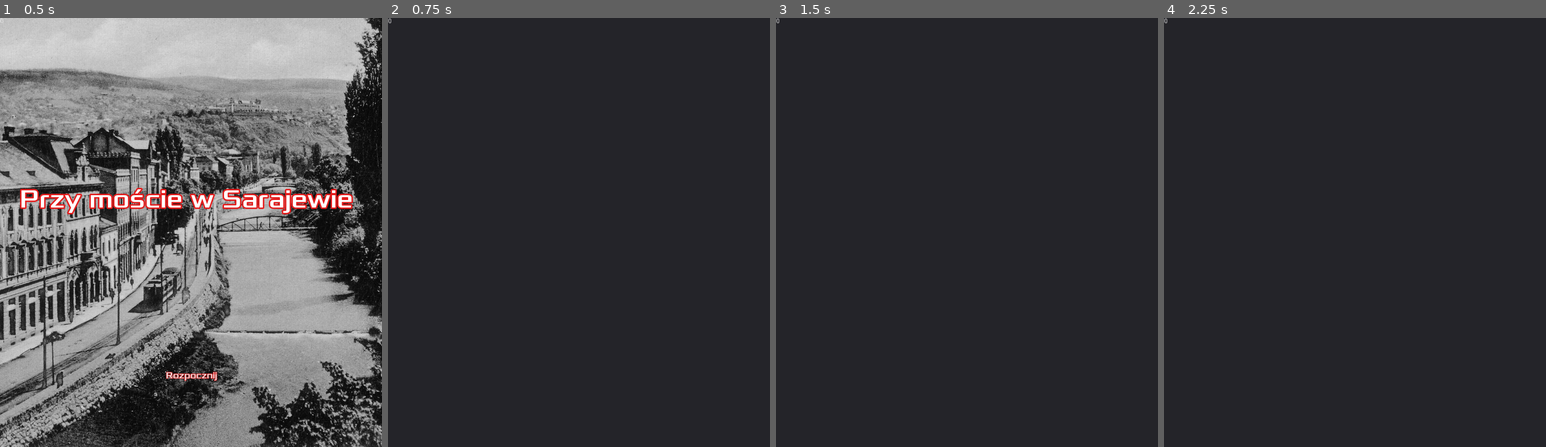
Above: before the commit, frames 1-4 (left to right).
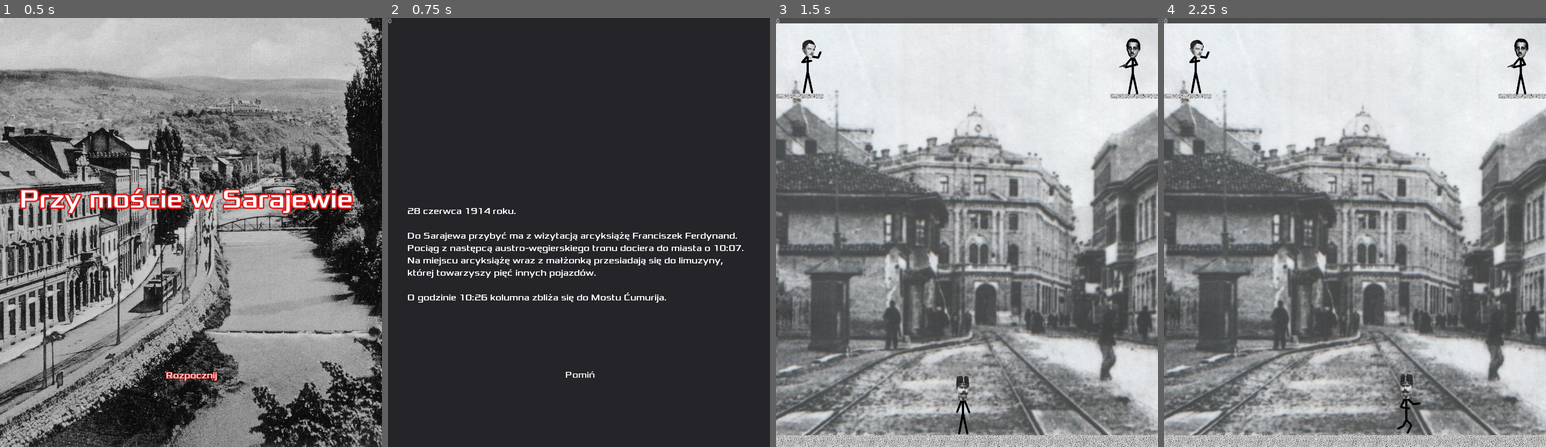
Above: after the commit, the same moments.

Repository: MrAstorii/Zadanie01
Game: Godot game, scene res://Świat.tscn
The game is run twice, just before and just after one commit, with the same random seed, the same clock (stepped at 60 frames per second) and the same inputs.
Inputs (mouse positions are in pixels of both pictures, inside the frame that each line leads up to):
- Up to frame 1 (0.5 s): no input
- Up to frame 2 (0.75 s): click "Rozpocznij" at 0.5 s
- Up to frame 3 (1.5 s): click (967, 374) at 1.25 s, where only the run after the commit has a clickable "Pomiń"
- Up to frame 4 (2.25 s): hold Right (ui_right) from 2.03 s (still down)

Frame 1 is identical in both runs. In frame 2, 2.7% of the frame differs, in the area x 5-94%, y 44-84%; in frame 3, 100%, in the area x 0-100%, y 0-100%; in frame 4, 100%.
Error before the commit: Attempt to call function 'stop' in base 'null instance' on a null instance. (res://Świat.gd:13)

Commit message:
Update Świat.tscn

Diff:
--- a/Zadanie01/Świat.tscn
+++ b/Zadanie01/Świat.tscn
@@ -11,6 +11,7 @@
 [ext_resource path="res://Świat.gd" type="Script" id=9]
 [ext_resource path="res://Franz Ferdinand - Take Me Out (Official Video) (online-audio-converter.com).wav" type="AudioStream" id=10]
 [ext_resource path="res://HUD.tscn" type="PackedScene" id=11]
+[ext_resource path="res://Radetzky March - Johann Strauss Sr.ogg" type="AudioStream" id=12]
 
 [sub_resource type="RectangleShape2D" id=1]
 extents = Vector2( 25.0978, 16.9362 )
@@ -311,6 +312,7 @@
 [node name="AnimatedSprite" type="AnimatedSprite" parent="GP"]
 scale = Vector2( 0.6, 0.6 )
 frames = SubResource( 2 )
+frame = 1
 playing = true
 
 [node name="CollisionShape2D" type="CollisionShape2D" parent="GP"]
@@ -323,7 +325,6 @@
 
 [node name="Muzyka" type="AudioStreamPlayer2D" parent="."]
 stream = ExtResource( 10 )
-autoplay = true
 
 [node name="StartTimer" type="Timer" parent="."]
 wait_time = 2.0
@@ -335,6 +336,9 @@
 [node name="ScoreTimer" type="Timer" parent="."]
 
 [node name="HUD" parent="." instance=ExtResource( 11 )]
+
+[node name="Open" type="AudioStreamPlayer2D" parent="."]
+stream = ExtResource( 12 )
 [connection signal="hit" from="FF" to="." method="game_over"]
 [connection signal="hit" from="FF" to="." method="_on_FF_hit"]
 [connection signal="timeout" from="StartTimer" to="." method="_on_StartTimer_timeout"]
Not shown: 1 places in Zadanie01/Świat.tscn that only renumber resources
